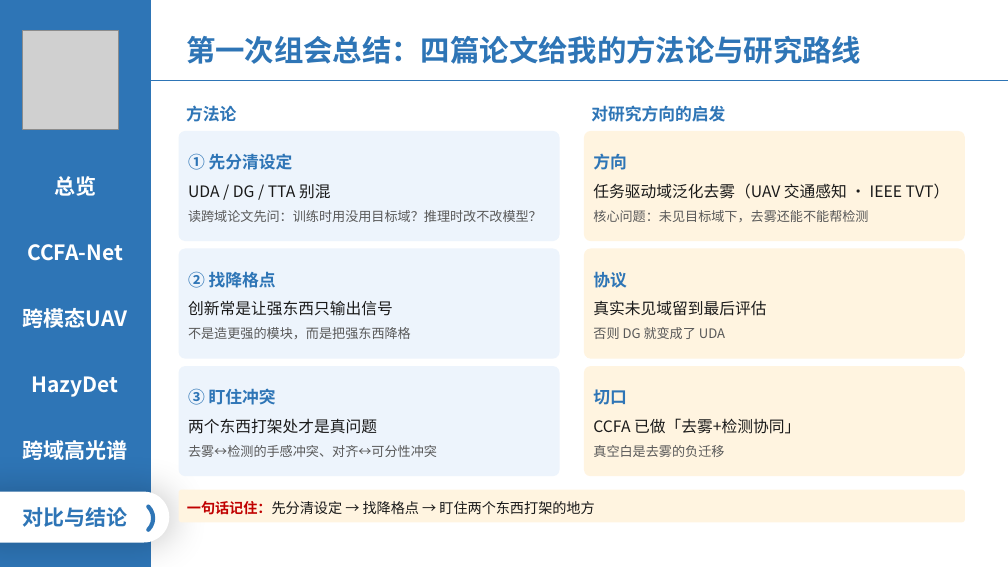
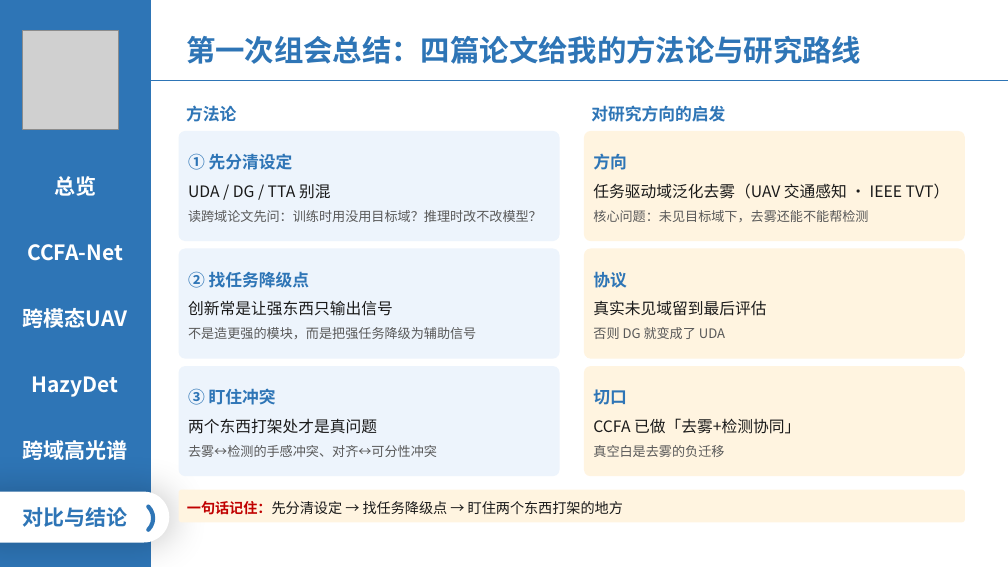
Before and after one commit to 139876/paper-notes, a slide deck: slide 16 of 论文精读/3-HazyDet精读/附件/四篇论文-组会汇报.pptx. Drawn at 1008x567 pixels with LibreOffice and Linux fonts; fonts in the diff are those of the drawing; grey boxes stand for pictures. Boxes give left, top, right and bottom in pixels: in the first picture for what was removed or moved away, otherwise in the second. Text is boxed around its words. In the diff, an @@ line names an element or a change of style, - is before the commit and + after.

```diff
--- a/论文精读/3-HazyDet精读/附件/四篇论文-组会汇报.pptx
+++ b/论文精读/3-HazyDet精读/附件/四篇论文-组会汇报.pptx
@@ text in rounded rectangle at <box>188,271,309,288</box>: text changed @@
-② 找降格点
+② 找任务降级点
@@ text in rounded rectangle at <box>188,327,476,339</box>: text changed @@
-不是造更强的模块，而是把强东西降格
+不是造更强的模块，而是把强任务降级为辅助信号
@@ text in rounded rectangle at <box>187,501,623,515</box>: text changed @@
-一句话记住：先分清设定 → 找降格点 → 盯住两个东西打架的地方
+一句话记住：先分清设定 → 找任务降级点 → 盯住两个东西打架的地方
```
Also in this commit, not shown: 3 other slides changed.
